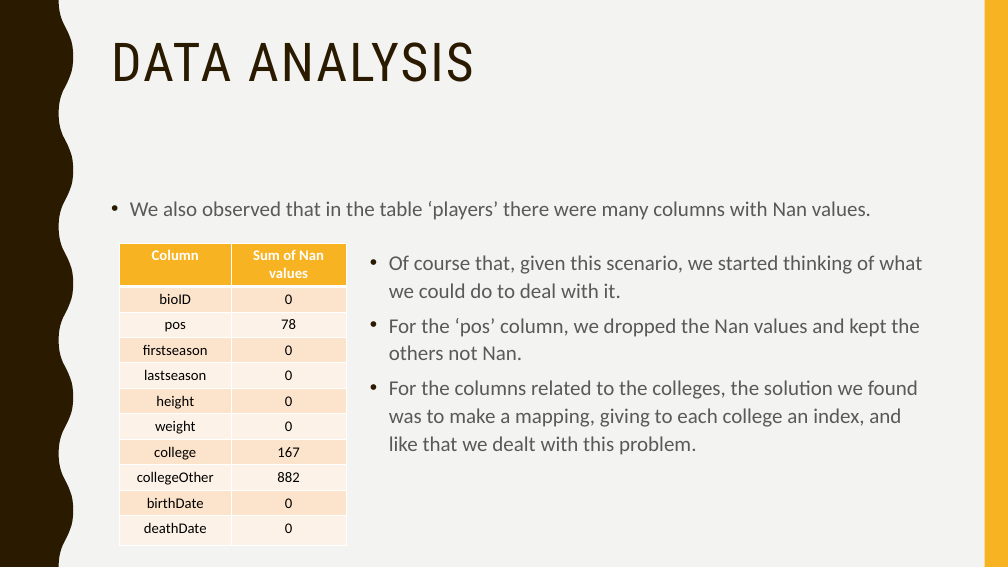
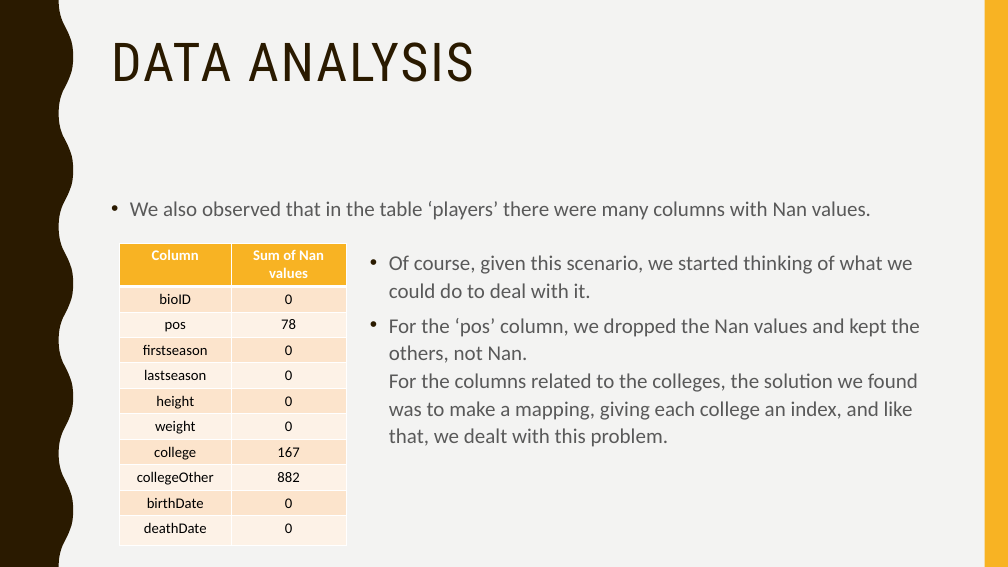
Before and after one commit to afs202005277/AC, a slide deck: slide 27 of ppt projeto.pptx. Drawn at 1008x567 pixels with LibreOffice and Linux fonts; fonts in the diff are those of the drawing. Boxes give left, top, right and bottom in pixels: in the first picture for what was removed or moved away, otherwise in the second. Text is boxed around its words. In the diff, an @@ line names an element or a change of style, - is before the commit and + after.

```diff
--- a/ppt projeto.pptx
+++ b/ppt projeto.pptx
@@ text at bbox=[389, 255, 920, 447]: text changed @@
-• Of course that, given this scenario, we started thinking of what we could do to deal with it.
-• For the ‘pos’ column, we dropped the Nan values and kept the others not Nan.
-• For the columns related to the colleges, the solution we found was to make a mapping, giving to each college an index, and like that we dealt with this problem.
+• Of course, given this scenario, we started thinking of what we could do to deal with it.
+• For the ‘pos’ column, we dropped the Nan values and kept the others, not Nan.
+  For the columns related to the colleges, the solution we found was to make a mapping, giving each college an index, and like that, we dealt with this problem.
```
Also in this commit, not shown: 21 other slides changed.
